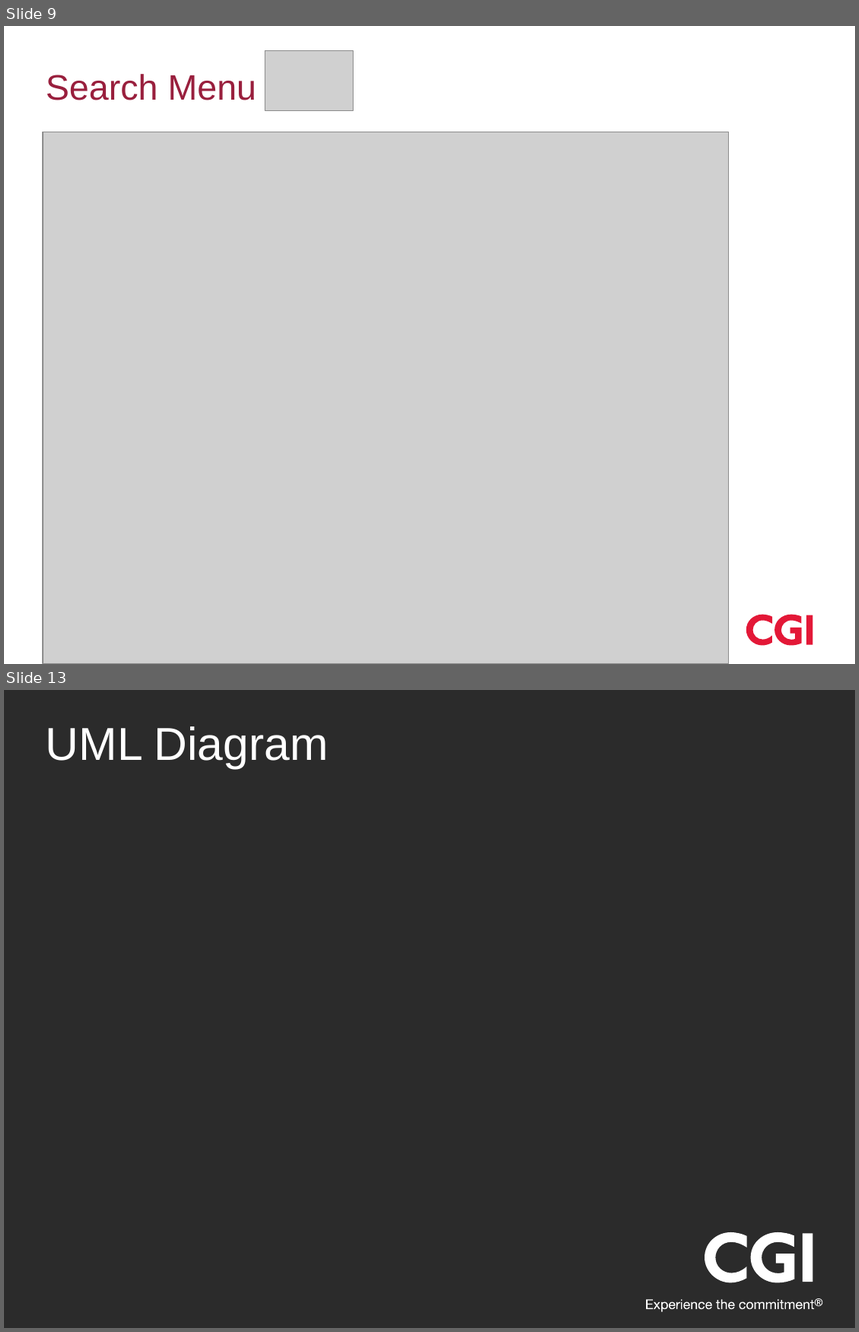
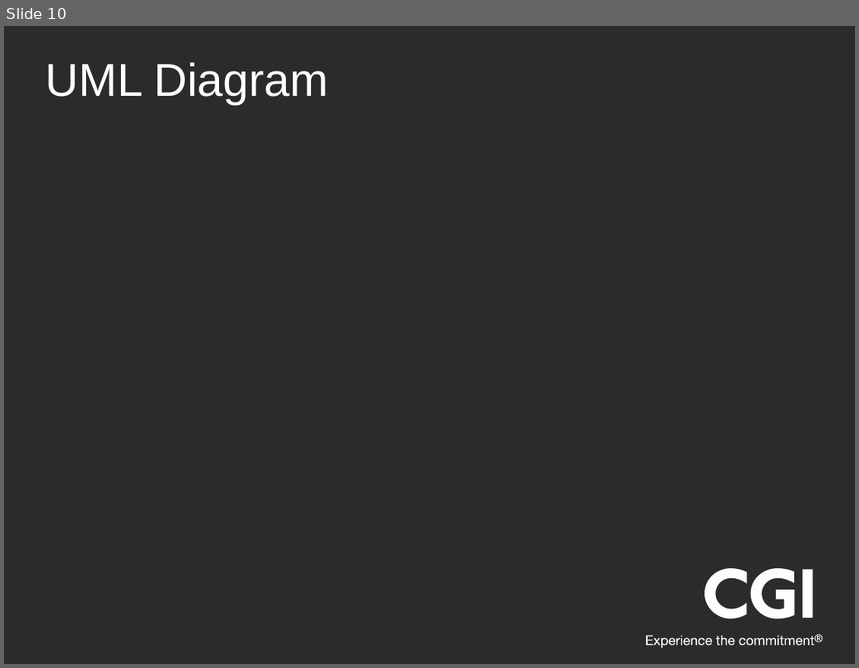
Before and after one commit to ChaseCGI/GoingGreen, a slide deck: Going Green Presentation.pptx. Shown one above the other, each under a label of ours: slides 9 and 13 before the commit, slide 10 after it; the slides between them are not shown. The pictures are 859x1332 and 859x668 pixels, drawn with LibreOffice and Linux fonts; fonts in the diff are those of the drawing; grey boxes stand for pictures; background and template pictures are left out; a plain dark background stands for a picture behind light text. Boxes give left, top, right and bottom in pixels: in the first picture for what was removed or moved away, otherwise in the second. Text is boxed around its words. In the diff, an @@ line names an element or a change of style, - is before the commit and + after.

```diff
--- a/Going Green Presentation.pptx
+++ b/Going Green Presentation.pptx
@@ slide 9 removed at (4,26,855,664), background #FFFFFF @@
@@ picture removed at (265,50,354,110) @@
@@ title removed at (46,74,257,100) @@
-Search Menu
@@ picture removed at (44,132,729,664) @@
@@ freeform shape removed at (747,615,772,645) @@
@@ freeform shape removed at (775,615,803,645) @@
@@ rectangle removed at (807,615,813,645) @@
@@ what was slide 13 is now slide 10 @@
```
Also in this commit, not shown: 2 slides changed, 8 slides added, 9 other slides removed, 3 other files.
